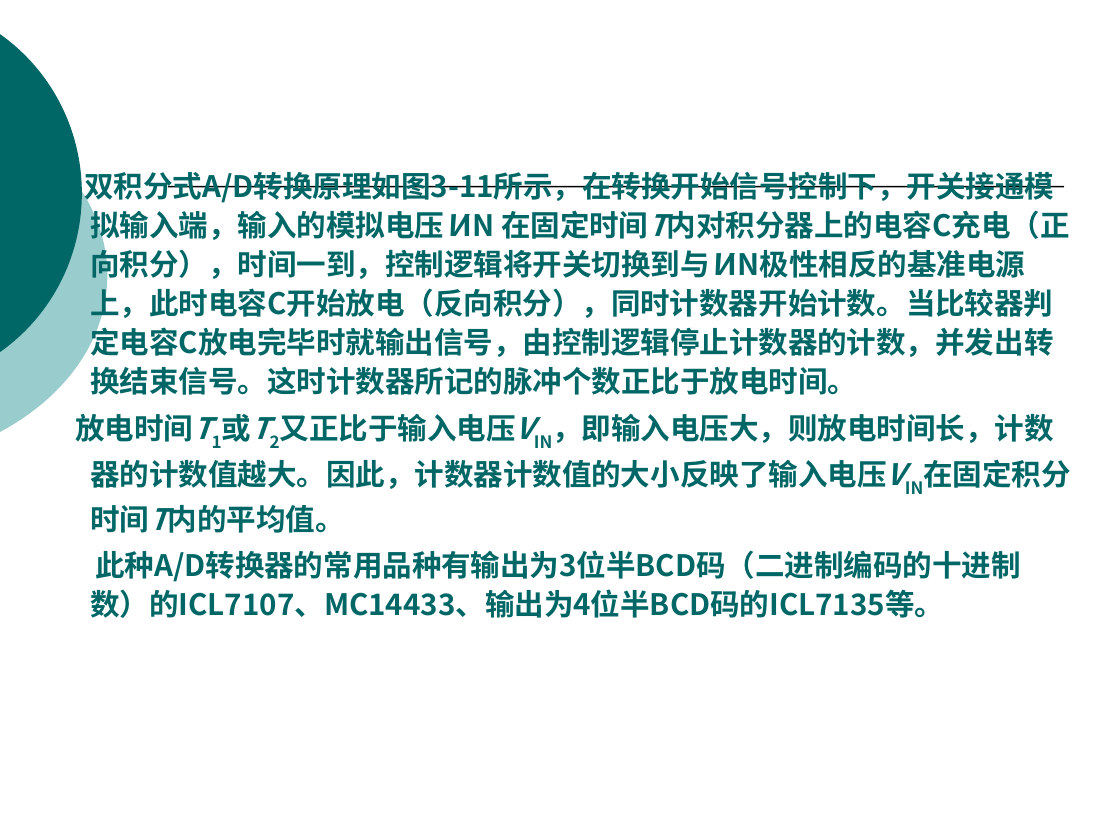
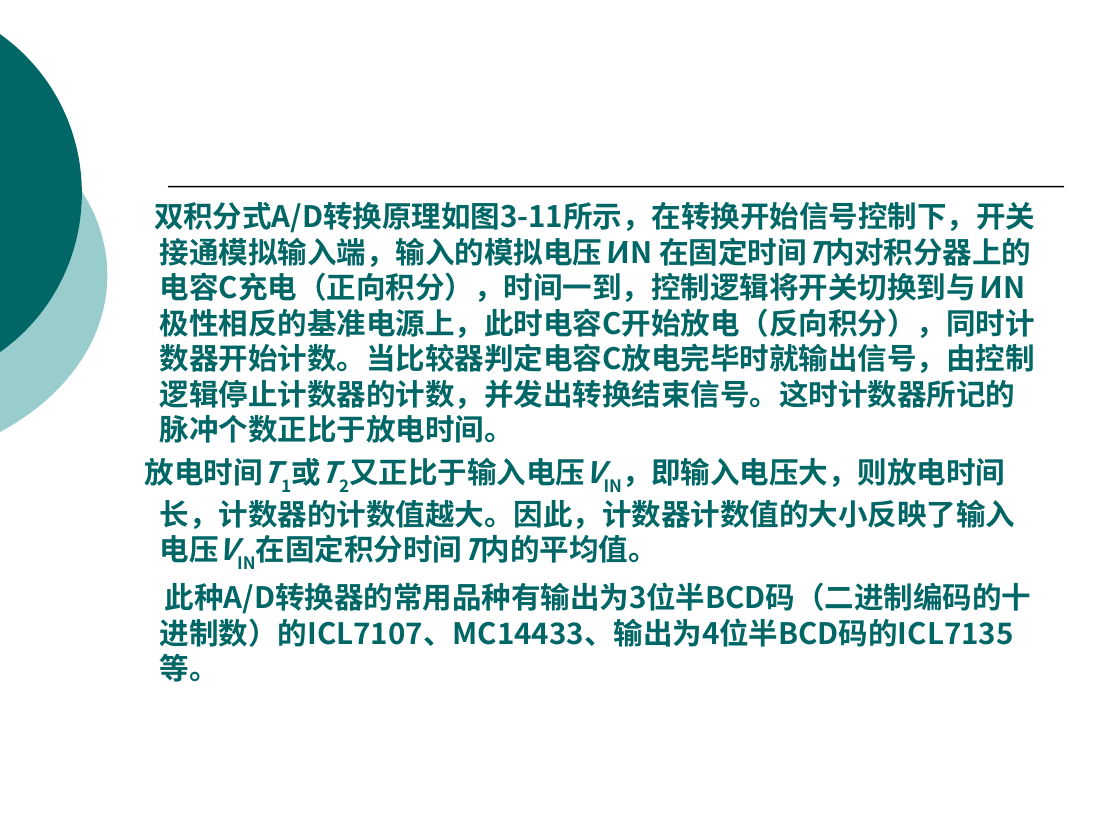
Before and after one commit to origin2007/computer_system, a slide deck: slide 46 of 02模拟输入.ppt (slide 47 before the commit). Drawn at 1120x840 pixels with LibreOffice and Linux fonts; fonts in the diff are those of the drawing. Boxes give left, top, right and bottom in pixels: in the first picture for what was removed or moved away, otherwise in the second. Text is boxed around its words. In the diff, an @@ line names an element or a change of style, - is before the commit and + after.

```diff
--- a/02模拟输入.ppt
+++ b/02模拟输入.ppt
@@ text "双积分式A/D转换原理如图3-11所示，在转换开始信号控制下，开关接通模拟输入端，输入的模拟电压VIN 在固定时间T内对 ...": place and size @@
-text "双积分式A/D转换原理如图3-11所示，在转换开始信号控制下，开关接通模拟输入端，输入的模拟电压VIN 在固定时间T内对 ..." at (75,172,1070,618)
+text "双积分式A/D转换原理如图3-11所示，在转换开始信号控制下，开关接通模拟输入端，输入的模拟电压VIN 在固定时间T内对 ..." at (145,202,1035,682)
@@ text "双积分式A/D转换原理如图3-11所示，在转换开始信号控制下，开关接通模拟输入端，输入的模拟电压VIN 在固定时间T内对 ..." at (145,202,1035,682): line spacing 1.1 to 1 @@
```
Also in this commit, not shown: 51 other slides changed, 4 slides added, 9 slides removed, 1 other file.
